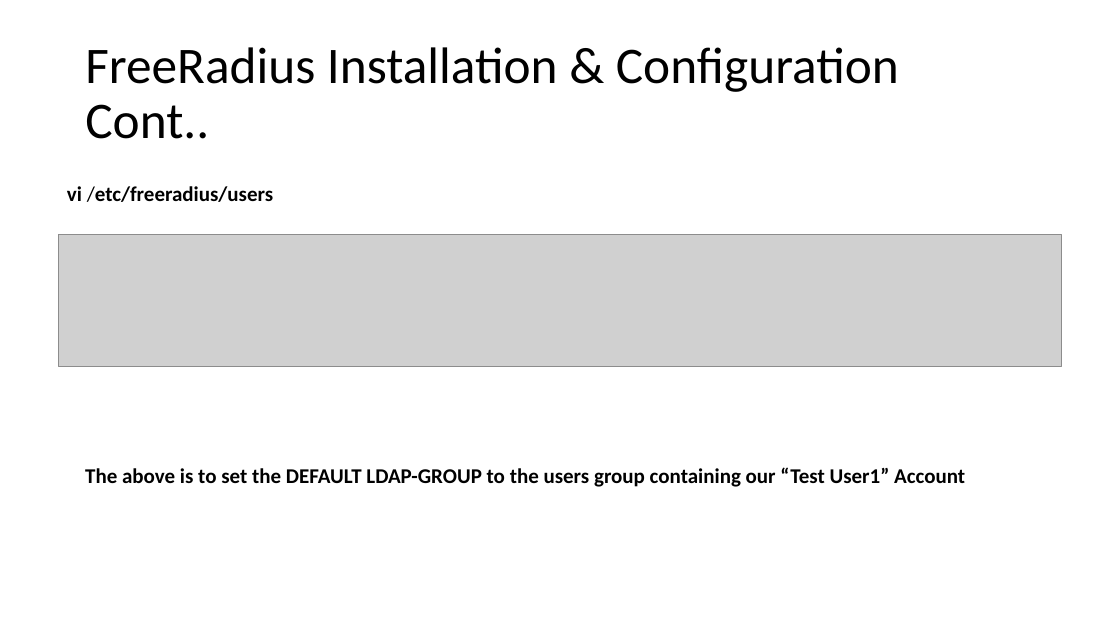
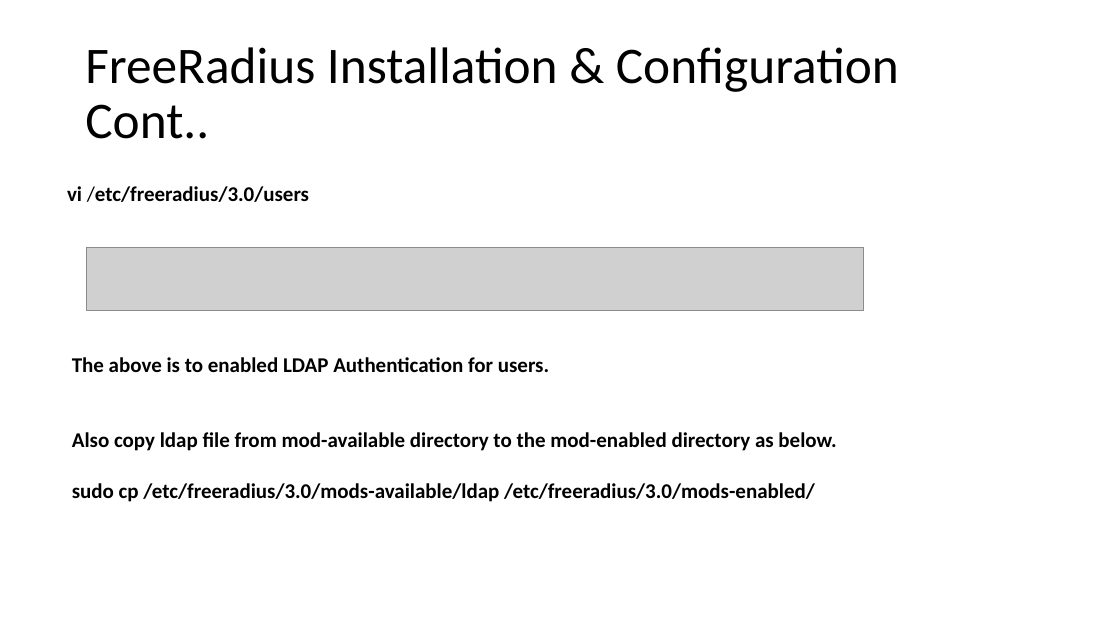
Before and after one commit to afnog/sse, a slide deck: slide 4 of radius/FreeRadius Exercise 2016.pptx. Drawn at 1120x630 pixels with LibreOffice and Linux fonts; fonts in the diff are those of the drawing; grey boxes stand for pictures. Boxes give left, top, right and bottom in pixels: in the first picture for what was removed or moved away, otherwise in the second. Text is boxed around its words. In the diff, an @@ line names an element or a change of style, - is before the commit and + after.

```diff
--- a/radius/FreeRadius Exercise 2016.pptx
+++ b/radius/FreeRadius Exercise 2016.pptx
@@ text at bbox=[67, 186, 309, 202]: text changed @@
-vi /etc/freeradius/users
+vi /etc/freeradius/3.0/users
@@ picture removed at bbox=[59, 234, 1061, 367] @@
@@ picture added at bbox=[87, 247, 864, 311] @@
@@ text at bbox=[72, 357, 836, 502]: text changed @@
-The above is to set the DEFAULT LDAP-GROUP to the users group containing our “Test User1” Account
+The above is to enabled LDAP Authentication for users.
+Also copy ldap file from mod-available directory to the mod-enabled directory as below.
+sudo cp /etc/freeradius/3.0/mods-available/ldap /etc/freeradius/3.0/mods-enabled/
```
Also in this commit, not shown: 6 other slides changed, 1 other file.
